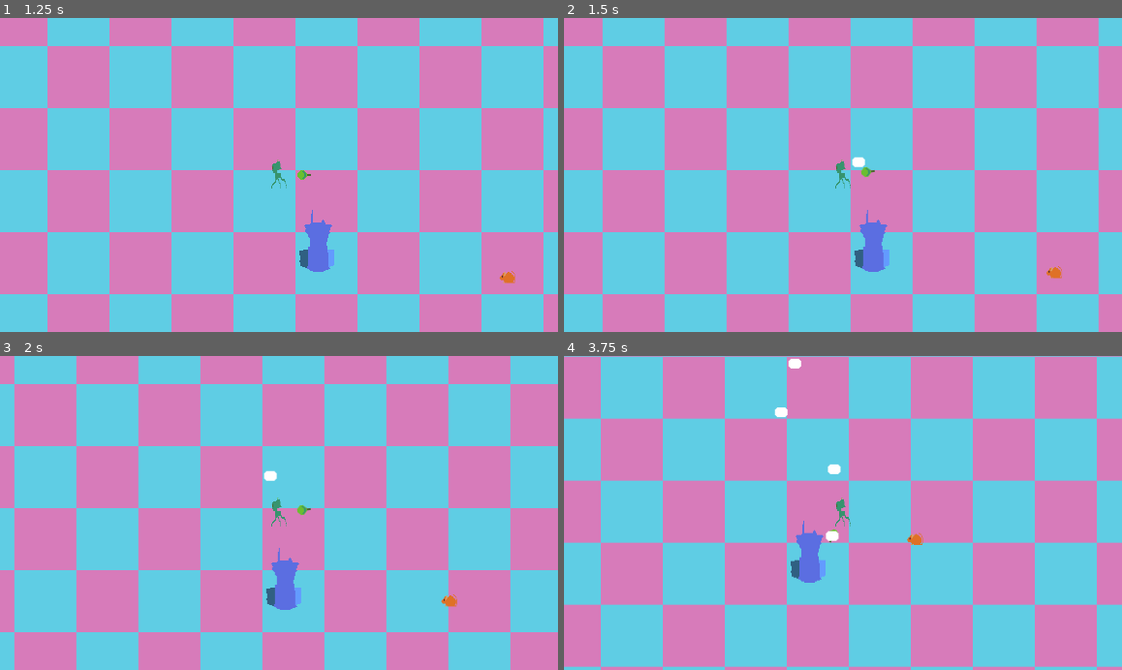
Above: before the commit, frames 1-4 (two rows, left to right).
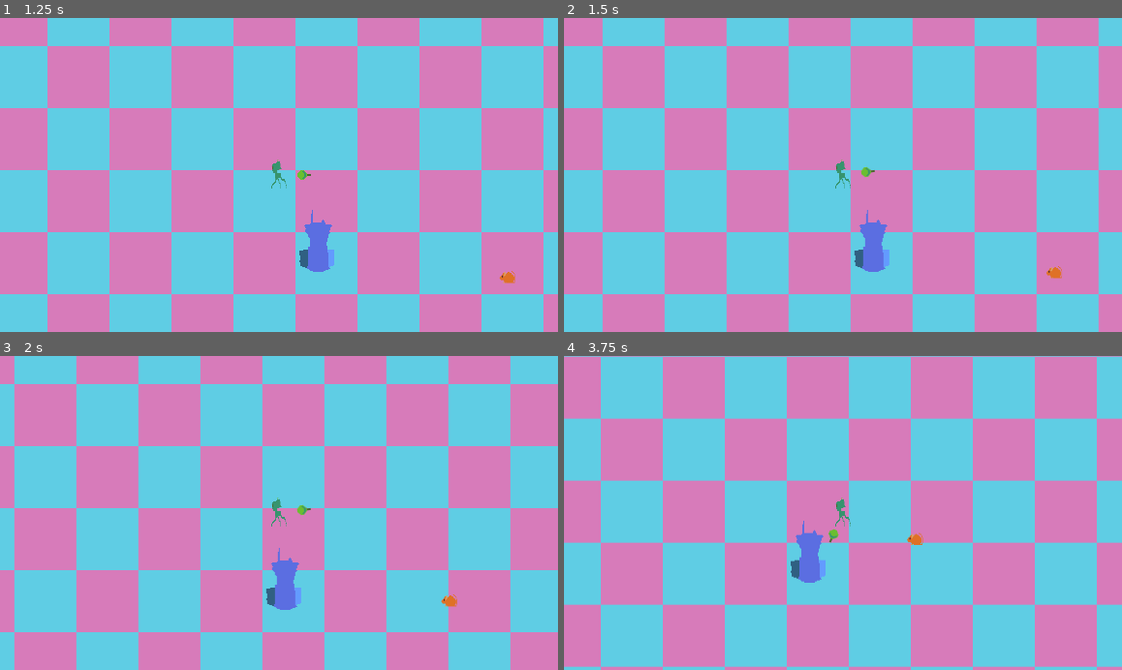
Above: after the commit, the same moments.

Repository: TeroOinonen/Robotic-Survivors
Game: Godot game, scene res://Scenes/UI/main_menu_ui.tscn
Two runs of this game, one before a commit and one after it. Both use one fixed random seed, a clock stepped at 60 frames per second and the inputs below.
Inputs (mouse positions are in pixels of both pictures, inside the frame that each line leads up to):
- Up to frame 1 (1.25 s): click "Start Game" at 0.5 s
- Up to frame 2 (1.5 s): tap Enter at 1.25 s; move the mouse to (965, 159) at 1.27 s; press the mouse at (965, 159) at 1.28 s; hold D (right) from 1.28 s (still down)
- Up to frame 3 (2 s): keep holding D (right)
- Up to frame 4 (3.75 s): move the mouse to (731, 528) at 2.02 s; release D (right) at 2.03 s; release the mouse at (731, 528) at 2.03 s; hold S (down) 2.03-2.78 s; click (731, 528) at 2.1 s; move the mouse to (898, 443) at 2.77 s; hold D (right) 2.78-3.53 s; hold E (interact) 2.78-3.53 s; click (898, 443) at 3.05 s; move the mouse to (815, 575) at 3.52 s; hold W (up) from 3.53 s (still down); click (815, 575) at 3.6 s

Frame 1 is identical in both runs. In frame 2, less than 0.1% of the frame differs, in the area x 51-54%, y 44-48%; in frame 3, less than 0.1%; in frame 4, 0.3%, in the area x 37-50%, y 0-59%.

Commit message:
Bullet movement needs figuring out

Diff:
--- a/Scripts/bullet.gd
+++ b/Scripts/bullet.gd
@@ -22,8 +22,11 @@
 	if bullet_age < 0 || pass_through < 0:
 		queue_free()
 
+	# not working
+	var up_vector = get_global_transform().get_rotation()
+
 	# Move bullet forward
-	global_position += Vector2.UP * bullet_speed * delta
+	global_position *= up_vector * bullet_speed * delta
 
 	# Reduce bullet age
 	bullet_age -= delta
--- a/Scripts/gun.gd
+++ b/Scripts/gun.gd
@@ -11,20 +11,30 @@
 
 @onready var bullet_container = $BulletContainer
 
+var next_shot_in: float = 0
 
 # Called when the node enters the scene tree for the first time.
 func _ready() -> void:
-	pass # Replace with function body.
+	pass
 
 
 # Called every frame. 'delta' is the elapsed time since the previous frame.
 func _process(delta: float) -> void:
-	pass
+	next_shot_in -= delta
 
 func shoot():
+	#Do not fire if delay is going on
+	if (next_shot_in > 0):
+		return
+
 	print("bang")
+	# start delay between shots and reduce delay by coefficient
+	next_shot_in = fire_delay * fire_coefficient
+	new_bullet()
+
+func new_bullet():
 	var pew = bullet.instantiate()
 	bullet_container.add_child(pew)
 	pew.global_position = global_position
-	pew.rotation = rotation
+	pew.global_rotation = global_rotation
 	pew.top_level = true
